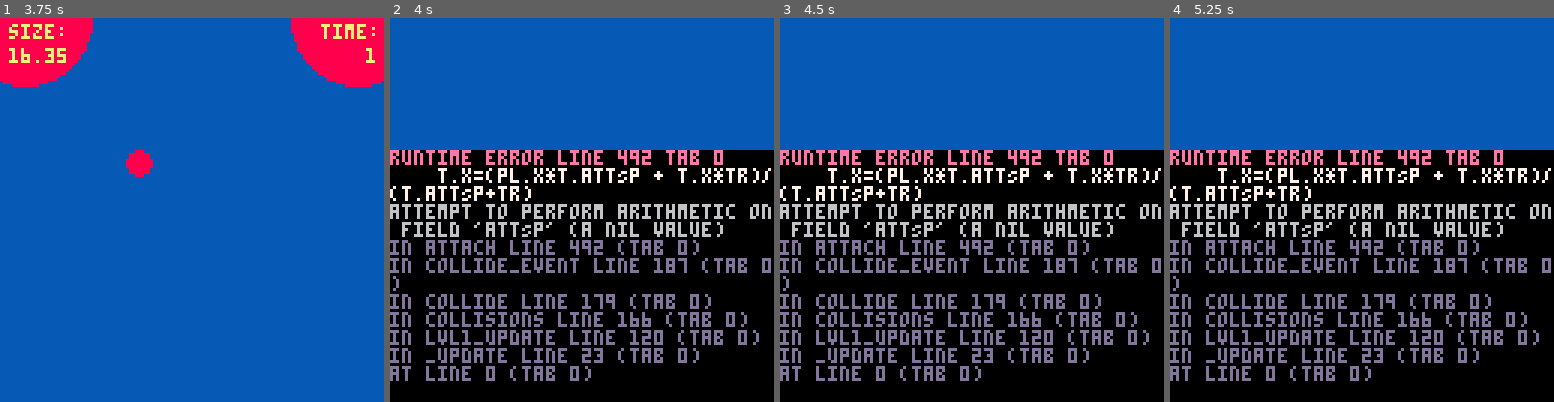
Above: before the commit, frames 1-4 (left to right).
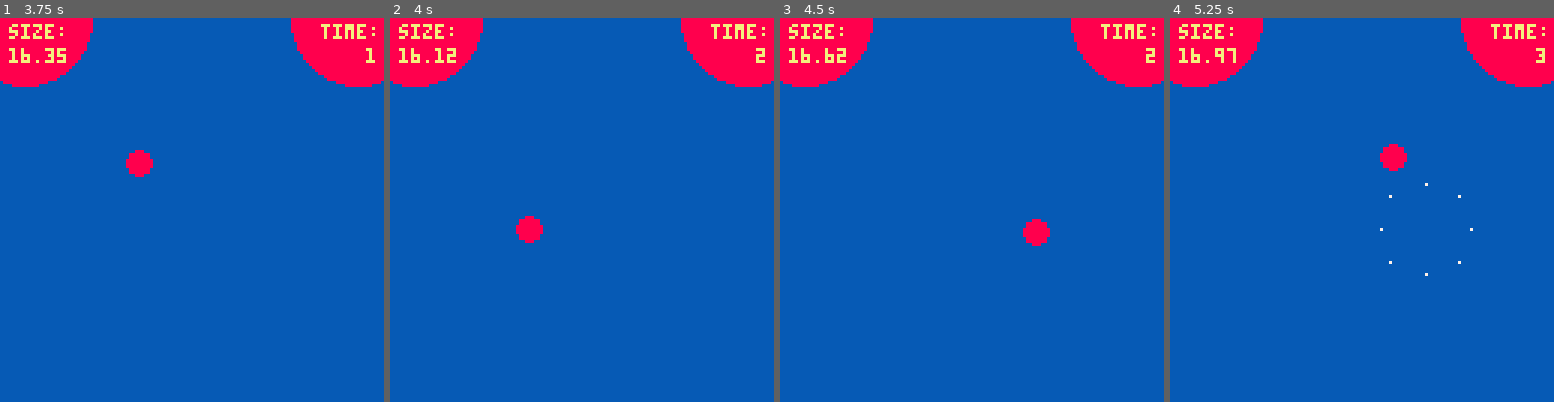
Above: after the commit, the same moments.

Repository: acmcpheron02/beeg
Game: PICO-8 cartridge main.p8
Two runs of this game, one before a commit and one after it. Both use one fixed random seed, a clock stepped at 60 frames per second and the inputs below.
Inputs:
- Up to frame 1 (3.75 s): tap X (X key) at 0.33, 1.07, 1.85, 2.97 s; hold Right 1.6-2.1 s; hold Up 2.15-2.42 s; hold Right 2.47-3.03 s; hold Left 3.08-3.58 s; hold Down from 3.63 s (still down)
- Up to frame 2 (4 s): release Down at 3.97 s
- Up to frame 3 (4.5 s): hold Right from 4.02 s (still down); tap X (X key) at 4.08 s
- Up to frame 4 (5.25 s): release Right at 4.68 s; hold Up 4.73-5.03 s; hold Left from 5.08 s (still down); tap X (X key) at 5.2 s

Frame 1 is identical in both runs. In frame 2, 73% of the frame differs, in the area x 0-100%, y 0-100%; in frame 3, 73%; in frame 4, 73%.
Error before the commit: runtime error line 492 tab 0; t.x=(pl.x*t.attSp + t.x*tr)/(t.attSp+tr); attempt to perform arithmetic on field 'attSp' (a nil value)

Commit message:
fixed food spawner, reimplemented actors.

Diff:
--- a/main.p8
+++ b/main.p8
@@ -20,7 +20,7 @@
 end
 
 function _update()
-
+  adv_frame()
   if scene == "title" then title_update() end
   if scene == "trans" then trans_update() end
   if scene == "lvl1" then lvl1_update() end
@@ -42,7 +42,6 @@
 end
 
 function title_update()
-  adv_frame()
   pulse = 1
   if ani < 64 then pulse = 1 + ((ani/256)) end
   if ani >= 64 then pulse = 1.25 - ((ani%64)/256) end
@@ -117,9 +116,9 @@
 function lvl1_update()
   player.move()
   cam.cameraDraw()
-  -- while #actors < 18 do
-  --   spawn_food()
-  -- end
+  while #actors < 18 do
+    spawn_food()
+  end
   collisions()
   foreach(particles, update_particles)
   for i = 1, #actors do
@@ -174,21 +173,19 @@
   if (a1==a2) then return end
   xdist = a1.xCen() - a2.xCen()
   ydist = a1.yCen() - a2.yCen()
-  if abs(xdist) > 150 or abs(ydist) > 150 then
+  if abs(xdist) > 250 or abs(ydist) > 250 then
     del(actors, a2)
   end
   if xdist < a1.radius + 4 and ydist < a1.radius + 4 then
-    if (a1.radius*a1.radius)>(xdist * xdist + ydist * ydist)-(a2.w*a2.h) then
+    if a1.radius+a2.w > sqrt(xdist * 0x0.0001 * xdist + ydist * 0x0.0001 * ydist) * 0x100 then ---(a2.w*a2.h)
       collide_event(a1, a2)
     end
   end
 end
 
 function collide_event(a1, a2)
-  if(a1.kind=="player") then
-    if(a2.kind!="player") then
-      attach(a1,a2)
-    end
+  if(a1.kind=="player") and (a2.kind!="player") then
+    attach(a1,a2)
   end
 end
 
@@ -308,6 +304,7 @@
     a.w=w
     a.xFlipped = 0
     a.frame = 0
+    a.atsp = 0
     function a.xCen()
       return a.x + a.w/2
     end
@@ -315,112 +312,21 @@
       return a.y + a.h/2
     end
     function a.draw_actor()
-      -- frame = flr((ani%16)/8)+1
-      -- local sprnow = a.sprite[frame]
-      -- if sprnow == 37 then sspr(32,16,16,16,a.x,a.y,1,1) end
-      -- if sprnow == 38 then sspr(48,16,16,16,a.x,a.y,1,1) end
-      -- if sprnow != 37 and sprnow != 38 then spr(sprnow, a.x, a.y, 1, 1, a.xFlipped) end
     end
     function a.move_actor()
-      -- if a.aniseed == nil then
-      --   a.aniseed = flr(rnd(a.interval))
-      -- end
-      -- if ani%16 == a.aniseed then
-      --   a.x += rnd(4)-2
-      --   a.y += rnd(4)-2
     end
 
     return a
   end
 
-  function make_plankton(x,y)
-      --make_food(k,x,y,h,w)
-    local a = make_food("plankton",x,y,6,6)
-    a.drawloop = {}
-    a.updateloop = {}
-
-    function a.loop_draw()
-      for i=1,12 do
-        add(a.drawloop, 1)
-      end
-      for i=1,6 do
-        add(a.drawloop, 2)
-      end
-      for i=1,12 do
-        add(a.drawloop, 1)
-      end
-      for i=1,6 do
-        add(a.drawloop, 3)
-      end
-    end
-
-    function a.loop_update()
-      local range = 10
-      local target = flr(rnd(range))+1
-      for i=1,range do
-        if i==target then
-          add(a.updateloop, 2)
-        else
-          add(a.updateloop, 1)
-        end
-      end
-    end
-
-    function a.draw_actor()
-      if #a.drawloop <= 0 then
-        a.loop_draw()
-      end
-      if a.drawloop[1] == 1 then
-        sspr(0, 16, 6, 6, a.x, a.y)
-        deli(a.drawloop, 1)
-      end
-      if a.drawloop[1] == 2 then
-        sspr(8, 16, 6, 6, a.x, a.y)
-        deli(a.drawloop, 1)
-      end
-      if a.drawloop[1] == 3 then
-        sspr(8, 16, 6, 6, a.x, a.y, 6, 6, 1)
-        deli(a.drawloop, 1)
-      end
-    end
-
-    function a.update_actor()
-      if #a.updateloop <= 0 then
-        a.loop_update()
-      end
-      if a.updateloop[1] == 1 then
-        deli(a.updateloop, 1)
-      end
-      if a.updateloop[1] == 2 then
-        local xoff = rnd(2)-1
-        local yoff = rnd(2)-1
-        a.x += xoff
-        a.y += yoff
-        deli(a.updateloop, 1)
-      end
-    end
-
-    add(actors, a)
-    return a
-  end
-
-  function make_krill(x,y)
+function make_plankton(x,y)
     --make_food(k,x,y,h,w)
-  local a = make_food("krill",x,y,8,8)
+  local a = make_food("plankton",x,y,6,6)
+  a.updateloop = {}
   a.drawloop = {}
-  a.updateloop = {}
-
-  function a.loop_draw()
-    for i=1,16 do
-      add(a.drawloop, 2)
-    end
-    for i=1,8 do
-      add(a.drawloop, 1)
-    end
-  end
 
   function a.loop_update()
-    local range = 4
+    local range = 10
     local target = flr(rnd(range))+1
     for i=1,range do
       if i==target then
@@ -431,17 +337,73 @@
     end
   end
 
+  function a.update_actor()
+    if #a.updateloop <= 0 then
+      a.loop_update()
+    end
+    if a.updateloop[1] == 1 then
+      deli(a.updateloop, 1)
+    end
+    if a.updateloop[1] == 2 then
+      local xoff = rnd(2)-1
+      local yoff = rnd(2)-1
+      a.x += xoff
+      a.y += yoff
+      deli(a.updateloop, 1)
+    end
+  end
+
+  function a.loop_draw()
+    for i=1,12 do
+      add(a.drawloop, 1)
+    end
+    for i=1,6 do
+      add(a.drawloop, 2)
+    end
+    for i=1,12 do
+      add(a.drawloop, 1)
+    end
+    for i=1,6 do
+      add(a.drawloop, 3)
+    end
+  end
+
   function a.draw_actor()
     if #a.drawloop <= 0 then
       a.loop_draw()
     end
     if a.drawloop[1] == 1 then
-      sspr(16, 16, 8, 8, a.x, a.y, 8, 8, a.xFlipped, false)
+      sspr(0, 16, 6, 6, a.x, a.y)
       deli(a.drawloop, 1)
     end
     if a.drawloop[1] == 2 then
-      sspr(24, 16, 8, 8, a.x, a.y, 8, 8, a.xFlipped, false)
+      sspr(8, 16, 6, 6, a.x, a.y)
       deli(a.drawloop, 1)
+    end
+    if a.drawloop[1] == 3 then
+      sspr(8, 16, 6, 6, a.x, a.y, 6, 6, 1)
+      deli(a.drawloop, 1)
+    end
+  end
+
+  add(actors, a)
+  return a
+end
+
+function make_krill(x,y)
+  local a = make_food("krill",x,y,8,8) --make_food(k,x,y,h,w)
+  a.updateloop = {}
+  a.drawloop = {}
+
+  function a.loop_update()
+    local range = 12
+    local target = flr(rnd(range))+1
+    for i=1,range do
+      if i==target then
+        add(a.updateloop, 2)
+      else
+        add(a.updateloop, 1)
+      end
     end
   end
 
@@ -450,12 +412,14 @@
       a.loop_update()
     end
     if a.updateloop[1] == 1 then
+      local yoff = -0.3
+      a.y += yoff
       deli(a.updateloop, 1)
     end
     if a.updateloop[1] == 2 then
       local xoff = rnd(2)-1
-      local yoff = rnd(4)-2.5
-      print(xoff, 340, 300, 11)
+      local yoff = -0.3
+      print(xoff, 340, 300, 0)
       a.x += xoff
       a.y += yoff
       if xoff > 0 then a.xFlipped = true end
@@ -464,142 +428,165 @@
     end
   end
 
+  function a.loop_draw()
+    for i=1,16 do
+      add(a.drawloop, 2)
+    end
+    for i=1,8 do
+      add(a.drawloop, 1)
+    end
+  end
+
+  function a.draw_actor()
+    if #a.drawloop <= 0 then
+      a.loop_draw()
+    end
+    if a.drawloop[1] == 1 then
+      sspr(16, 16, 8, 8, a.x, a.y, 8, 8, a.xFlipped, false)
+      deli(a.drawloop, 1)
+    end
+    if a.drawloop[1] == 2 then
+      sspr(24, 16, 8, 8, a.x, a.y, 8, 8, a.xFlipped, false)
+      deli(a.drawloop, 1)
+    end
+  end
+
   add(actors, a)
   return a
 end
 
-
-  function make_camera()
-    local c = {}
-    c.posx = player.x - 62
-    c.posy = player.y - 62
-    function c.cameraDraw()
-      local bounds = 24
-      local offset = 64
-      --right bounds
-      if (player.x+player.w-offset > c.posx + bounds) then c.posx = player.x + player.w - offset - bounds end
-      --left bounds
-      if (player.x-offset < c.posx - bounds) then c.posx = player.x - offset + bounds end
-      --lower bounds
-      if (player.y+player.h-offset > bounds + c.posy) then c.posy = player.y + player.h - offset - bounds end
-      --upper bounds
-      if (player.y-offset < c.posy - bounds) then c.posy = player.y - offset + bounds end
-      camera(c.posx, c.posy)
-    end
-    return c
-  end
-
-  function attach(pl, t)
-    local tr = 4 --target ratio
-    local er = mid(1, sqrt(pl.size)*0.5, 100) --eat range
-    t.x=(pl.x*t.attSp + t.x*tr)/(t.attSp+tr)
-    t.y=(pl.y*t.attSp + t.y*tr)/(t.attSp+tr)
-    if abs(t.x-pl.x) < er and abs(t.y-pl.y) < er then
-      eat(pl, t)
-    else t.attSp += 0.8
-    end
-  end
-
-  function eat(pl, t)
-    eated = true
-    eat_fx(pl, t)
-    del(actors, t)
-    if t.sprite == food_sprites["plankton"] then calorie = 1.1 end
-    if t.sprite == food_sprites["krill"] then calorie = 2.5 end
-    if t.sprite == food_sprites["fish"] then calorie = 5 end
-    pl.add_mass(calorie)
-  end
-
-  function spawn_food()
-    local spawnDir = flr(rnd(4))
-    local offset = flr(rnd(128))-64
-    local soff = flr(rnd(24))
-    local food_seed = flr(rnd(player.mass*player.mass))
-    local x
-    local y
-    if spawnDir == 0 then x,y = 64+soff,offset end
-    if spawnDir == 1 then x,y = -64-soff,offset end
-    if spawnDir == 2 then x,y = offset,64+soff end
-    if spawnDir == 3 then x,y = offset,-64-soff end
-    if food_seed <= 250 then
-      make_food("food", x+cam.posx+64, y+cam.posy+64, 6, 6, food_sprites["plankton"],16)
-    end
-    if food_seed <= 900 and food_seed > 250 then
-      make_food("food", x+cam.posx+64, y+cam.posy+64, 6, 6, food_sprites["krill"],16)
-    end
-    if food_seed > 900 then
-        make_food("food", x+cam.posx+64, y+cam.posy+64, 6, 6, food_sprites["fish"],16)
-    end
-  end
-
-  function bubbles_fx(pl)
-    local sp = 3
-    local fx = {dx=sp*pl.dx*-1,dy=sp*pl.dy*-1,dur=20,spr=8,x=pl.xCen(),y=pl.yCen()}
-    add (particles, fx);
-  end
-
-  function eat_fx (pl)
-    local sp = 4.5 --speed
-    local fx = {}
-    fx.dx,fx.dy,fx.dur,fx.pal,fx.x,fx.y = sp, sp, 20, 7, pl.xCen(), pl.yCen()
-    add(particles, fx)
-
-    local fx = {}
-    fx.dx,fx.dy,fx.dur,fx.pal,fx.x,fx.y = sp, -sp, 20, 7, pl.xCen(), pl.yCen()
-    add(particles, fx)
-
-    local fx = {}
-    fx.dx,fx.dy,fx.dur,fx.pal,fx.x,fx.y = -sp, sp, 20, 7, pl.xCen(), pl.yCen()
-    add(particles, fx)
-
-    local fx = {}
-    fx.dx,fx.dy,fx.dur,fx.pal,fx.x,fx.y = -sp, -sp, 20, 7, pl.xCen(), pl.yCen()
-    add(particles, fx)
-
-    local sp = 6
-
-    local fx = {}
-    fx.dx,fx.dy,fx.dur,fx.pal,fx.x,fx.y = sp, 0, 20, 7, pl.xCen(), pl.yCen()
-    add(particles, fx)
-
-    local fx = {}
-    fx.dx,fx.dy,fx.dur,fx.pal,fx.x,fx.y = -sp, 0, 20, 7, pl.xCen(), pl.yCen()
-    add(particles, fx)
-
-    local fx = {}
-    fx.dx,fx.dy,fx.dur,fx.pal,fx.x,fx.y = 0, sp, 20, 7, pl.xCen(), pl.yCen()
-    add(particles, fx)
-
-    local fx = {}
-    fx.dx,fx.dy,fx.dur,fx.pal,fx.x,fx.y = 0, -sp, 20, 7, pl.xCen(), pl.yCen()
-    add(particles, fx)
-
-  end
-
-  function update_particles(fx)
-    if fx.dur > 0 then
-      fx.x += fx.dx
-      fx.y += fx.dy
-      fx.dur -= 1
-      fx.dx *= .6
-      fx.dy *= .6
-      if fx.dur <= 0 then del(particles, fx) end
-    end
-  end
-
-  function draw_particles(fx)
-    if fx.spr == nil then
-      if fx.dur != 7 and fx.dur != 6 and fx.dur != 2 then
-        pset(fx.x, fx.y, fx.pal) else return
-      end
-    end
-    if fx.pal == nil then
-      spr(8,fx.x, fx.y)
-    end
-  end
-
-  function adv_frame()
-    local reset = 127
-    if ani < reset then ani += 1 end
-    if ani >= reset then ani = 0 end
-  end
+function make_camera()
+  local c = {}
+  c.posx = player.x - 62
+  c.posy = player.y - 62
+  function c.cameraDraw()
+    local bounds = 24
+    local offset = 64
+    --right bounds
+    if (player.x+player.w-offset > c.posx + bounds) then c.posx = player.x + player.w - offset - bounds end
+    --left bounds
+    if (player.x-offset < c.posx - bounds) then c.posx = player.x - offset + bounds end
+    --lower bounds
+    if (player.y+player.h-offset > bounds + c.posy) then c.posy = player.y + player.h - offset - bounds end
+    --upper bounds
+    if (player.y-offset < c.posy - bounds) then c.posy = player.y - offset + bounds end
+    camera(c.posx, c.posy)
+  end
+  return c
+end
+
+function attach(pl, t)
+  local tr = 4 --target ratio
+  local er = mid(1, sqrt(pl.size)*0.5, 100) --eat range
+  t.x=(pl.x*t.atsp + t.x*tr)/(t.atsp+tr)
+  t.y=(pl.y*t.atsp + t.y*tr)/(t.atsp+tr)
+  if abs(t.x-pl.x) < er and abs(t.y-pl.y) < er then
+    eat(pl, t)
+  else t.atsp += 0.8
+  end
+end
+
+function eat(pl, t)
+  if t.kind == "plankton" then calorie = 1 end
+  if t.kind == "krill" then calorie = 2.5 end
+  if t.kind == "fish"  then calorie = 5 end
+  pl.add_mass(calorie)
+  eat_fx(pl, t)
+  del(actors, t)
+end
+
+function spawn_food()
+  local spawnDir = flr(rnd(4))
+  local offset = flr(rnd(32))+70
+  local smalloff = flr(rnd(32))-16
+  local food_seed = flr(rnd(player.mass*player.mass))
+  local x
+  local y
+  if spawnDir == 0 then x,y =  smalloff, offset end
+  if spawnDir == 1 then x,y =  smalloff,-offset end
+  if spawnDir == 2 then x,y =  offset, smalloff end
+  if spawnDir == 3 then x,y = -offset, smalloff end
+  if food_seed <= 250 then
+    --make_food("food", x+cam.posx+64, y+cam.posy+64, 6, 6, food_sprites["plankton"],16)
+    make_plankton(cam.posx+64+x,cam.posy+64+y)
+  end
+  if food_seed <= 900 and food_seed > 250 then
+    --make_food("food", x+cam.posx+64, y+cam.posy+64, 6, 6, food_sprites["krill"],16)
+    make_krill(cam.posx+64+x,cam.posy+64+y)
+  end
+  -- if food_seed > 900 then
+  --   make_food("food", x+cam.posx+64, y+cam.posy+64, 6, 6, food_sprites["fish"],16)
+  -- end
+end
+
+function bubbles_fx(pl)
+  local sp = 3
+  local fx = {dx=sp*pl.dx*-1,dy=sp*pl.dy*-1,dur=20,spr=8,x=pl.xCen(),y=pl.yCen()}
+  add (particles, fx);
+end
+
+function eat_fx (pl)
+  local sp = 4.5 --speed
+  local fx = {}
+  fx.dx,fx.dy,fx.dur,fx.pal,fx.x,fx.y = sp, sp, 20, 7, pl.xCen(), pl.yCen()
+  add(particles, fx)
+
+  local fx = {}
+  fx.dx,fx.dy,fx.dur,fx.pal,fx.x,fx.y = sp, -sp, 20, 7, pl.xCen(), pl.yCen()
+  add(particles, fx)
+
+  local fx = {}
+  fx.dx,fx.dy,fx.dur,fx.pal,fx.x,fx.y = -sp, sp, 20, 7, pl.xCen(), pl.yCen()
+  add(particles, fx)
+
+  local fx = {}
+  fx.dx,fx.dy,fx.dur,fx.pal,fx.x,fx.y = -sp, -sp, 20, 7, pl.xCen(), pl.yCen()
+  add(particles, fx)
+
+  local sp = 6
+
+  local fx = {}
+  fx.dx,fx.dy,fx.dur,fx.pal,fx.x,fx.y = sp, 0, 20, 7, pl.xCen(), pl.yCen()
+  add(particles, fx)
+
+  local fx = {}
+  fx.dx,fx.dy,fx.dur,fx.pal,fx.x,fx.y = -sp, 0, 20, 7, pl.xCen(), pl.yCen()
+  add(particles, fx)
+
+  local fx = {}
+  fx.dx,fx.dy,fx.dur,fx.pal,fx.x,fx.y = 0, sp, 20, 7, pl.xCen(), pl.yCen()
+  add(particles, fx)
+
+  local fx = {}
+  fx.dx,fx.dy,fx.dur,fx.pal,fx.x,fx.y = 0, -sp, 20, 7, pl.xCen(), pl.yCen()
+  add(particles, fx)
+
+end
+
+function update_particles(fx)
+  if fx.dur > 0 then
+    fx.x += fx.dx
+    fx.y += fx.dy
+    fx.dur -= 1
+    fx.dx *= .6
+    fx.dy *= .6
+    if fx.dur <= 0 then del(particles, fx) end
+  end
+end
+
+function draw_particles(fx)
+  if fx.spr == nil then
+    if fx.dur != 7 and fx.dur != 6 and fx.dur != 2 then
+      pset(fx.x, fx.y, fx.pal) else return
+    end
+  end
+  if fx.pal == nil then
+    spr(8,fx.x, fx.y)
+  end
+end
+
+function adv_frame()
+  local reset = 127
+  if ani < reset then ani += 1 end
+  if ani >= reset then ani = 0 end
+end
